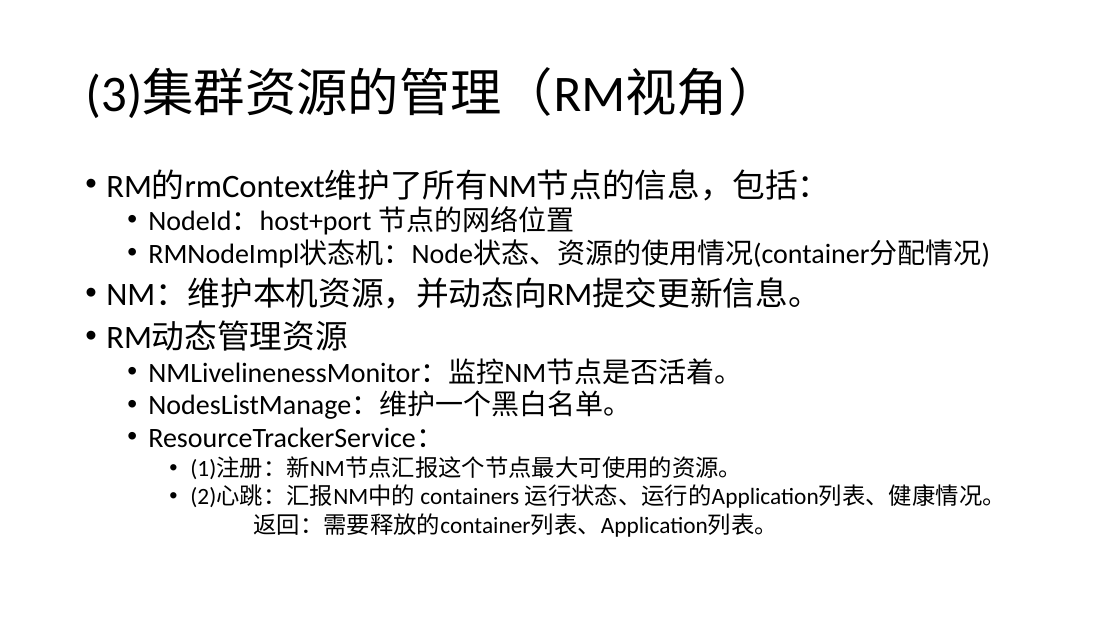
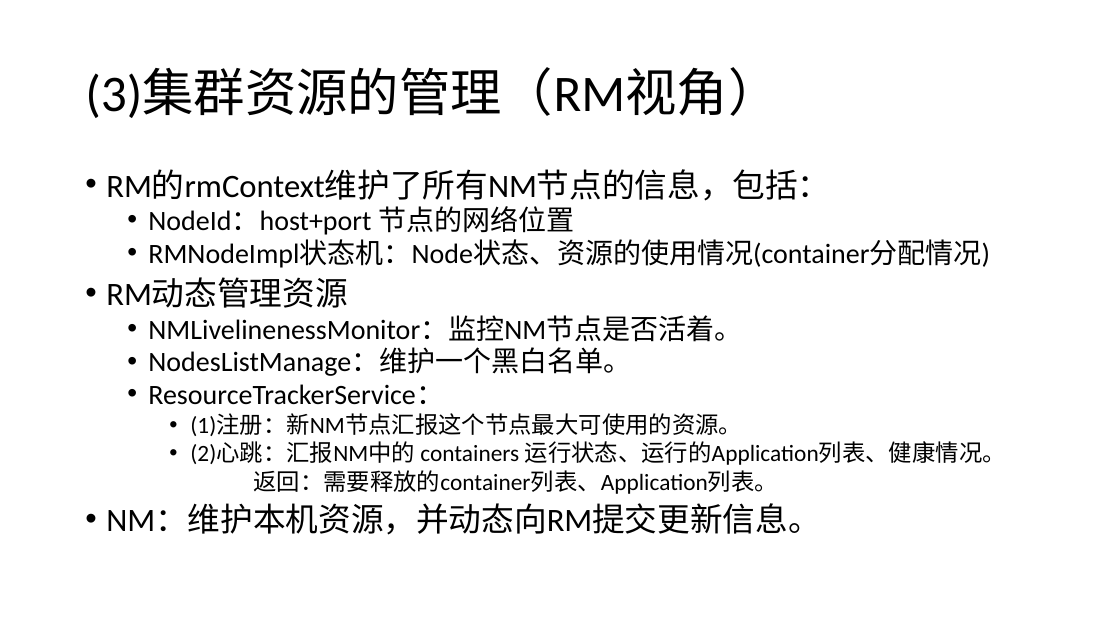
Before and after one commit to loull521/hadoop-yarn-src-read, a slide deck: slide 10 of ppt/Hadoop_2.4.1_YARN_source_code_read.pptx (slide 11 before the commit). Drawn at 1120x630 pixels with LibreOffice and Linux fonts; fonts in the diff are those of the drawing. Boxes give left, top, right and bottom in pixels: in the first picture for what was removed or moved away, otherwise in the second. Text is boxed around its words. In the diff, an @@ line names an element or a change of style, - is before the commit and + after.

```diff
--- a/ppt/Hadoop_2.4.1_YARN_source_code_read.pptx
+++ b/ppt/Hadoop_2.4.1_YARN_source_code_read.pptx
@@ text at [106,278,820,309]: paragraph removed @@
-• NM：维护本机资源，并动态向RM提交更新信息。
@@ text at [106,504,820,535]: paragraph added @@
+    • NM：维护本机资源，并动态向RM提交更新信息。
```
Also in this commit, not shown: 16 other slides changed, 4 slides added, 1 slide removed, 5 other files.
